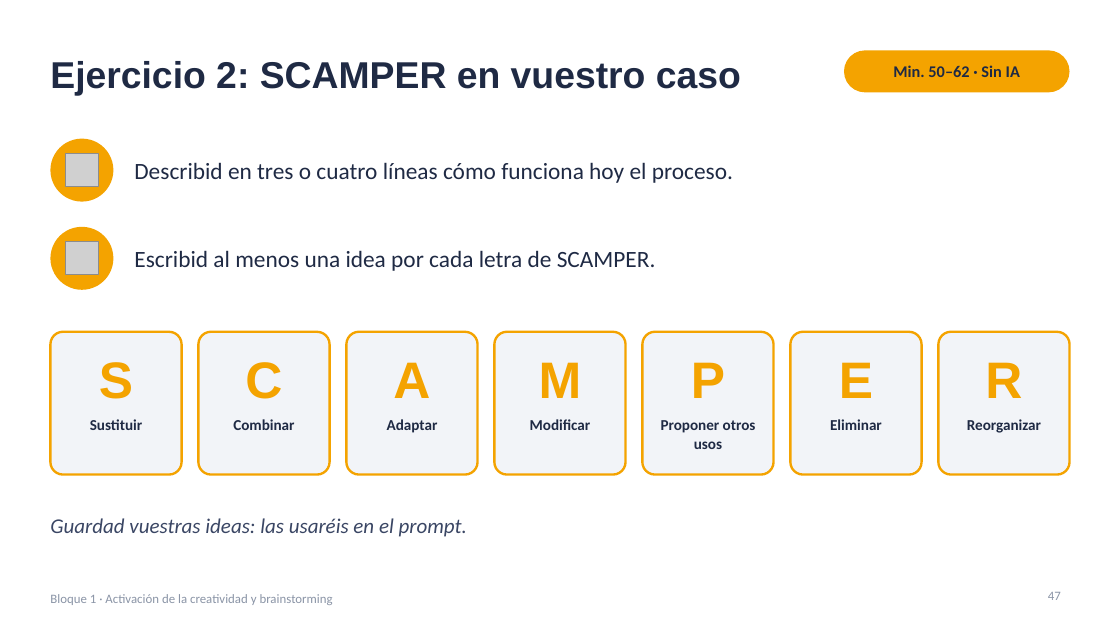
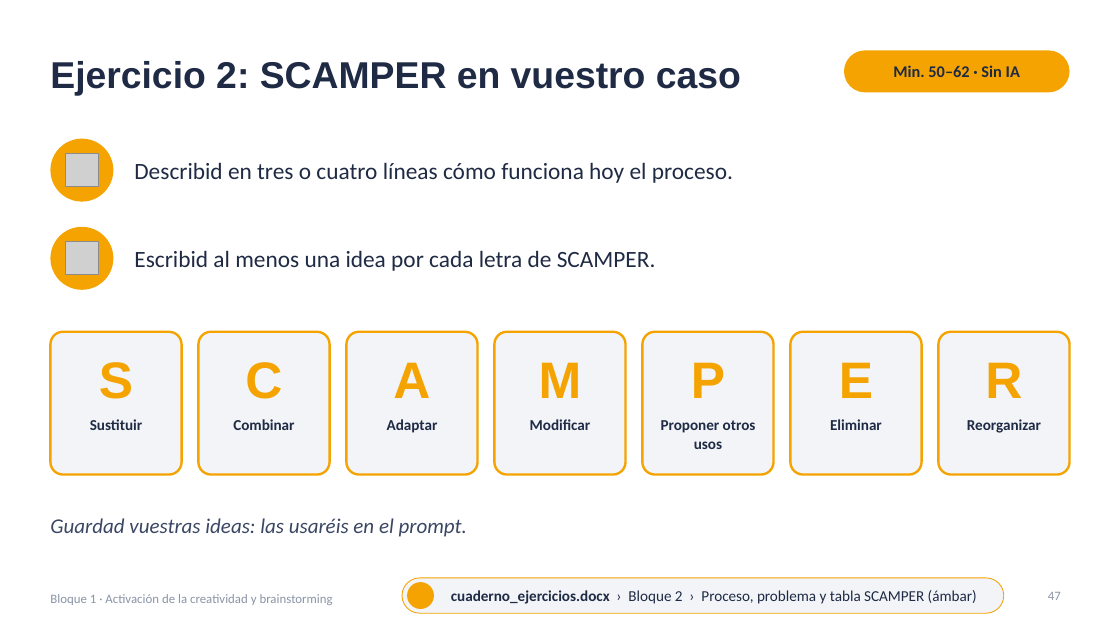
Before and after one commit to jjnieto/creatividad-ofimatica-ia, a slide deck: slide 47 of diapositivas/Curso.pptx. Drawn at 1120x630 pixels with LibreOffice and Linux fonts; fonts in the diff are those of the drawing; grey boxes stand for pictures; background and template pictures are left out. Boxes give left, top, right and bottom in pixels: in the first picture for what was removed or moved away, otherwise in the second. Text is boxed around its words. In the diff, an @@ line names an element or a change of style, - is before the commit and + after.

```diff
--- a/diapositivas/Curso.pptx
+++ b/diapositivas/Curso.pptx
@@ rounded rectangle added at (402, 578, 1004, 613), fill #F2F4F8, outline #F4A300 0.75 pt, 13 pt, text #1F2A44 @@
+cuaderno_ejercicios.docx › Bloque 2 › Proceso, problema y tabla SCAMPER (ámbar)
@@ ellipse added at (408, 582, 434, 609), fill #F4A300 @@
```
Also in this commit, not shown: 32 other slides changed, 1 other file.
